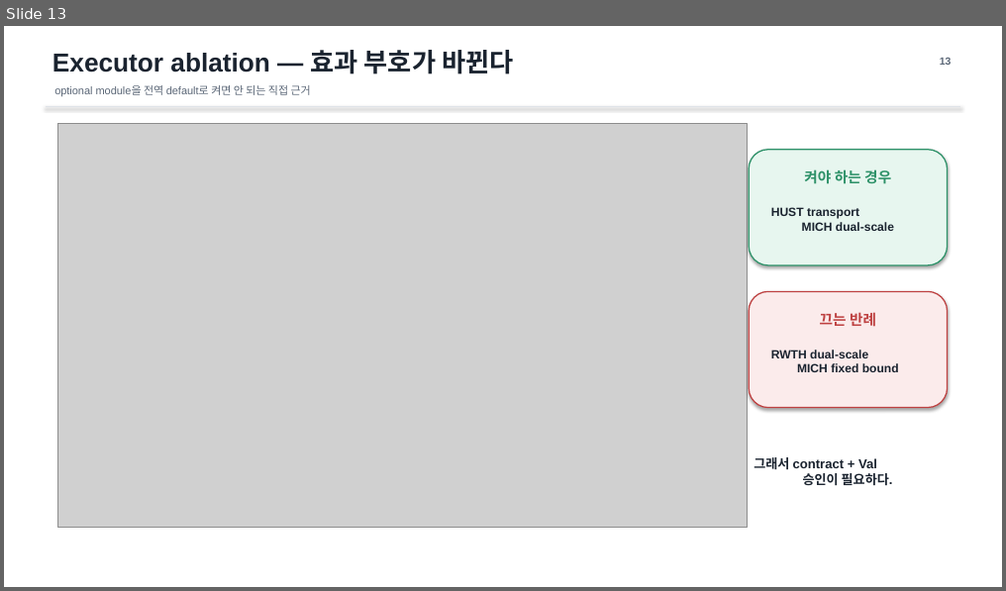
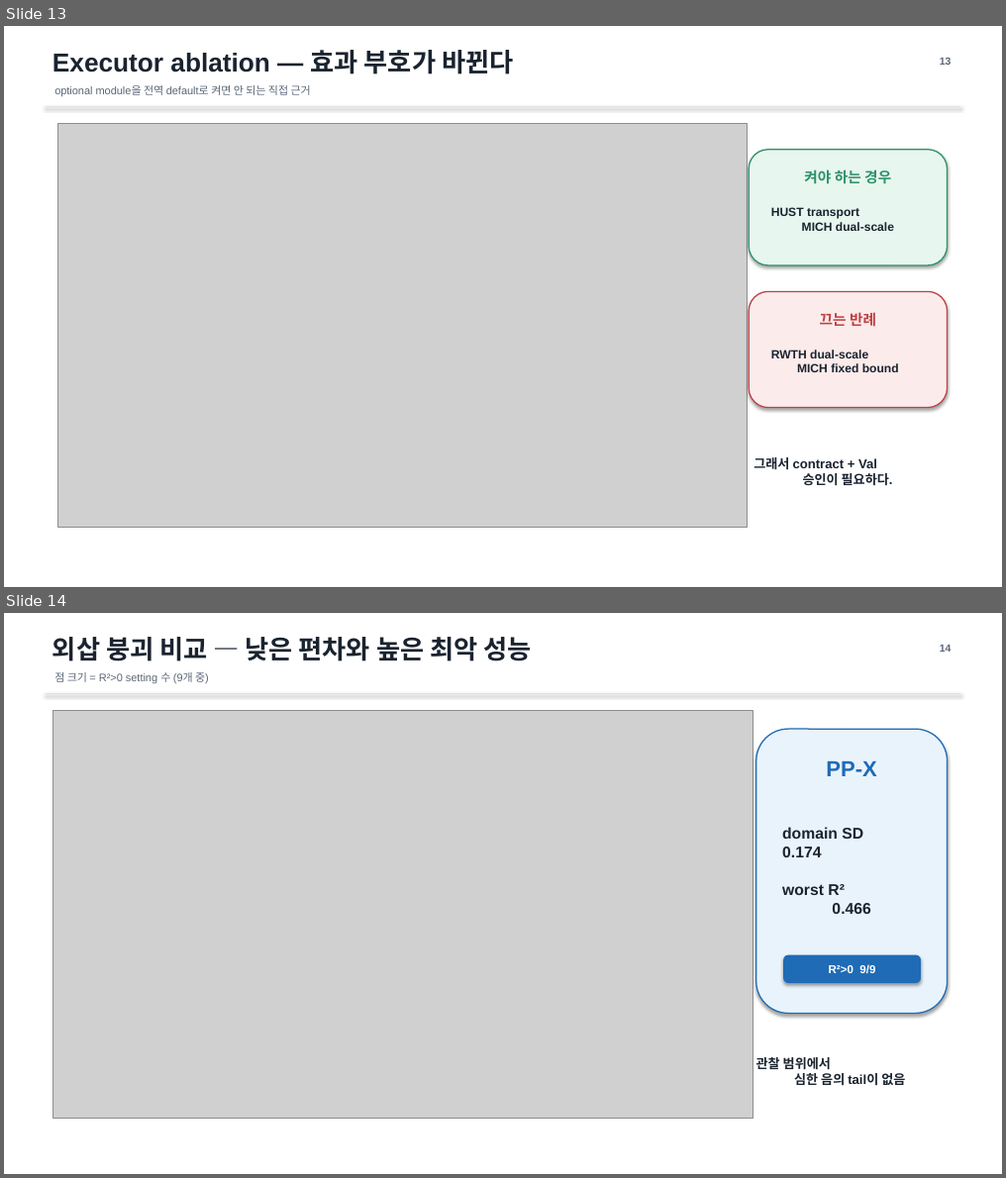
Before and after one commit to amumujs-create/pp-extrapolation, a slide deck: ppt/PP-X_Final_Visual_Talk_20min.pptx. Shown one above the other, each under a label of ours: slide 13 before the commit, slides 13 and 14 after it. The pictures are 1006x591 and 1006x1178 pixels, drawn with LibreOffice and Linux fonts; fonts in the diff are those of the drawing; grey boxes stand for pictures. Boxes give left, top, right and bottom in pixels: in the first picture for what was removed or moved away, otherwise in the second. Text is boxed around its words. In the diff, an @@ line names an element or a change of style, - is before the commit and + after.

```diff
--- a/ppt/PP-X_Final_Visual_Talk_20min.pptx
+++ b/ppt/PP-X_Final_Visual_Talk_20min.pptx
@@ slide 14 added at <box>4,613,1002,1174</box>, background #FFFFFF @@
@@ text added at <box>53,637,531,662</box>, 25 pt, text #1A232F, bold @@
+외삽 붕괴 비교 — 낮은 편차와 높은 최악 성능
@@ text added at <box>940,645,951,652</box>, 10 pt, text #5B6777, bold @@
+14
@@ line added from (46, 694) to (960, 694), #DFE3E8 1 pt @@
@@ text added at <box>54,672,209,683</box>, 10.5 pt, text #5B6777 @@
+점 크기 = R²>0 setting 수 (9개 중)
@@ picture added at <box>53,710,752,1118</box> @@
@@ rounded rectangle added at <box>756,729,947,1014</box>, fill #E9F3FB, outline #1F6BB5 1.2 pt @@
@@ text added at <box>826,761,876,776</box>, 21 pt, text #1F6BB5, bold @@
+PP-X
@@ text added at <box>782,827,870,914</box>, 15 pt, text #1A232F, bold @@
+domain SD
+0.174
+worst R²
+0.466
@@ rounded rectangle added at <box>784,956,921,983</box>, fill #1F6BB5, outline #1F6BB5 1.2 pt @@
@@ text added at <box>829,965,875,973</box>, 11 pt, text #FFFFFF, bold @@
+R²>0 9/9
@@ text added at <box>756,1058,905,1085</box>, 12.5 pt, text #1A232F, bold @@
+관찰 범위에서
+심한 음의 tail이 없음
```
Also in this commit, not shown: 4 slides changed, 1 other file.
